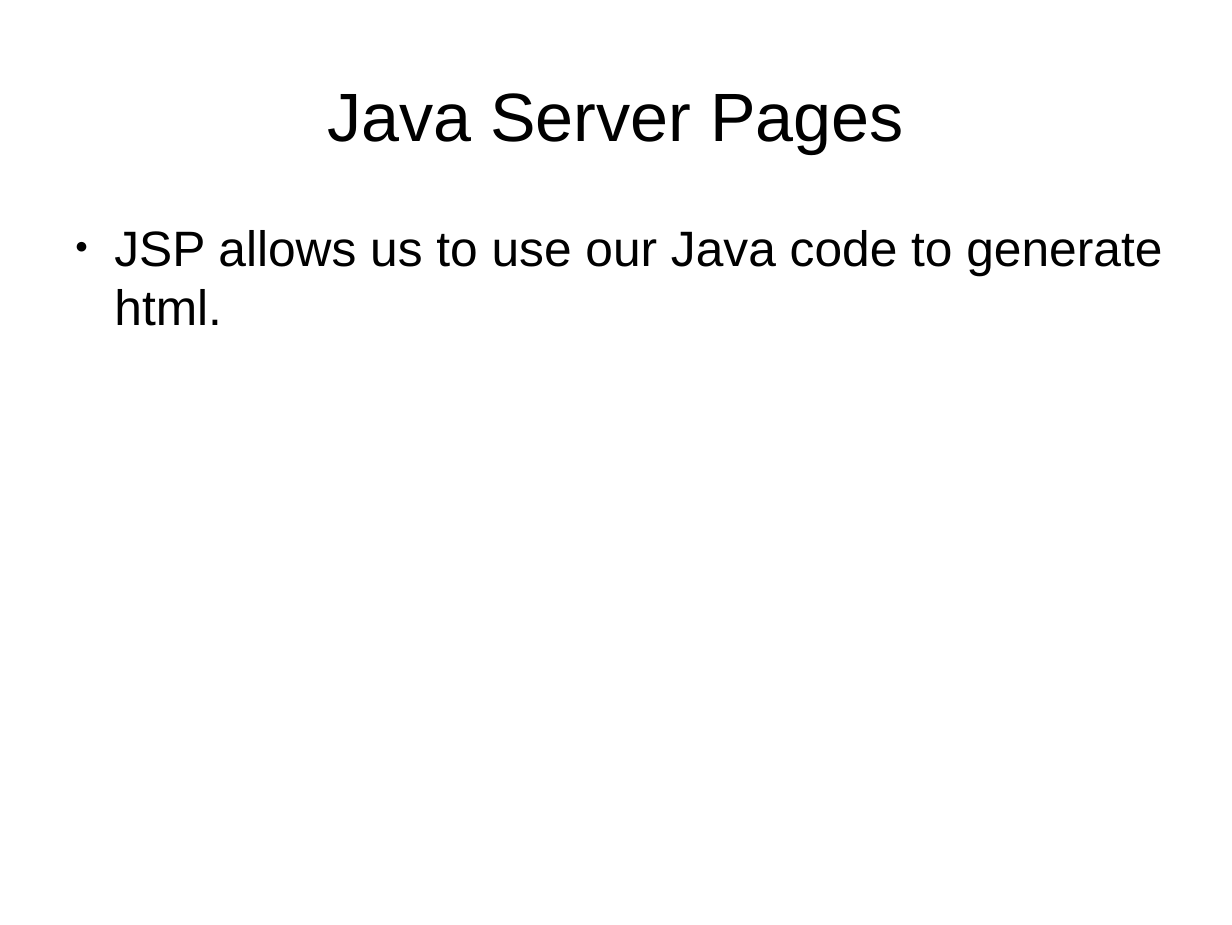
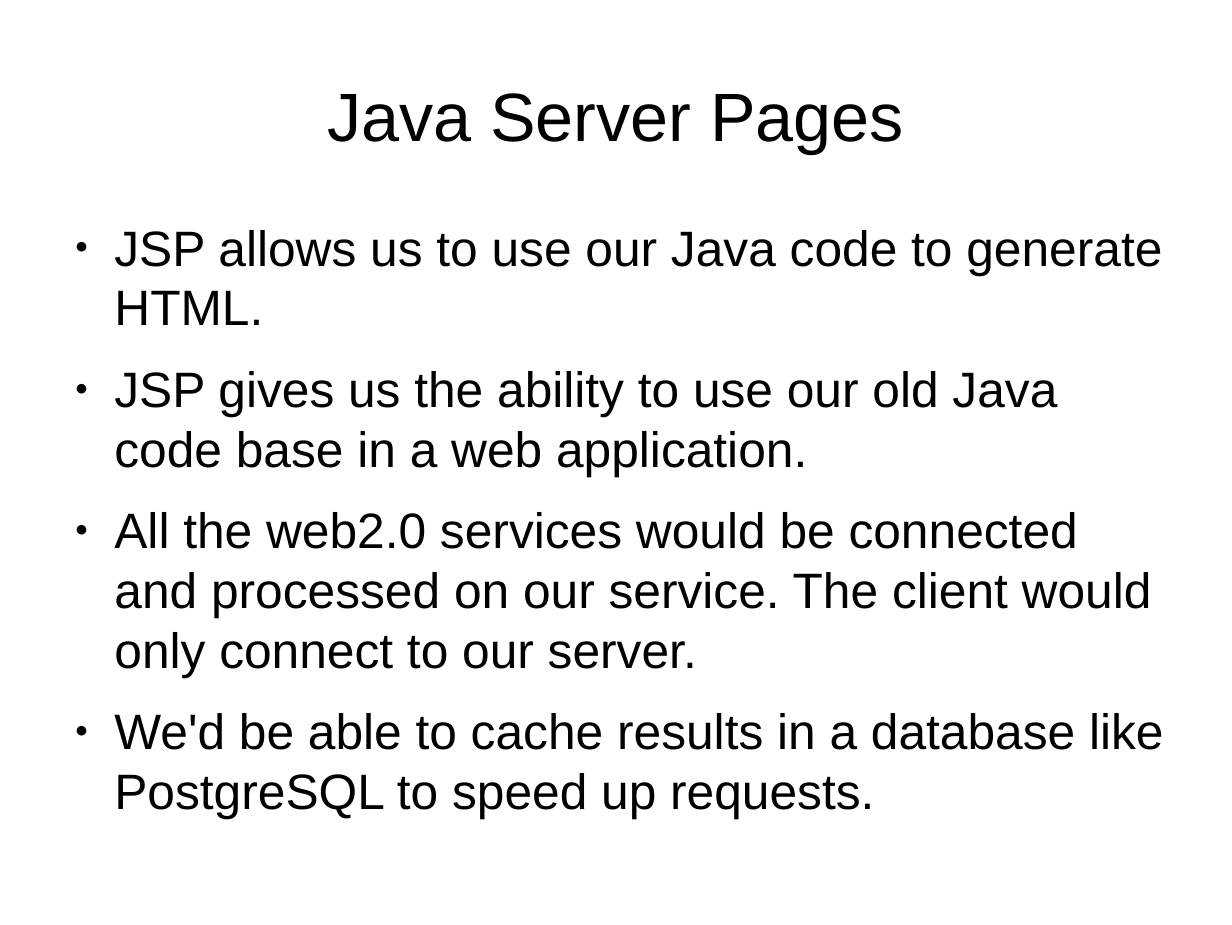
Before and after one commit to fsuarez2005/cosc481-frank-placemap, a slide deck: slide 5 of doc/presentation.odp (slide 6 before the commit). Drawn at 1232x925 pixels with LibreOffice and Linux fonts; fonts in the diff are those of the drawing. Boxes give left, top, right and bottom in pixels: in the first picture for what was removed or moved away, otherwise in the second. Text is boxed around its words. In the diff, an @@ line names an element or a change of style, - is before the commit and + after.

```diff
--- a/doc/presentation.odp
+++ b/doc/presentation.odp
@@ text at (x1=114, y1=230, x2=1164, y2=818): text changed @@
-● JSP allows us to use our Java code to generate html.
+● JSP allows us to use our Java code to generate HTML.
+● JSP gives us the ability to use our old Java code base in a web application.
+● All the web2.0 services would be connected and processed on our service. The client would only connect to our server.
+● We'd be able to cache results in a database like PostgreSQL to speed up requests.
```
Also in this commit, not shown: 4 other slides changed, 1 slide removed.
